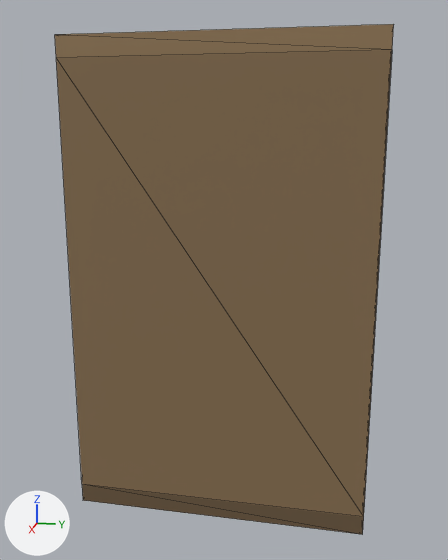
What one commit did to the glTF model assets/interiores/estanteria_nogal_tallada_01.glb.
Rendered twice from a 50 mm lens placed at (4.26, 0.8, 2.65), pointed at (0.01, -0.05, 1.59). Lighting does not change. The marker at lower left points along +X, +Y and +Z. The first picture is the older version. Mesh edges are drawn as thin lines. Vertices at exactly the same position are counted once.

In view in the first picture: 'estanteria_nogal_tallada'.
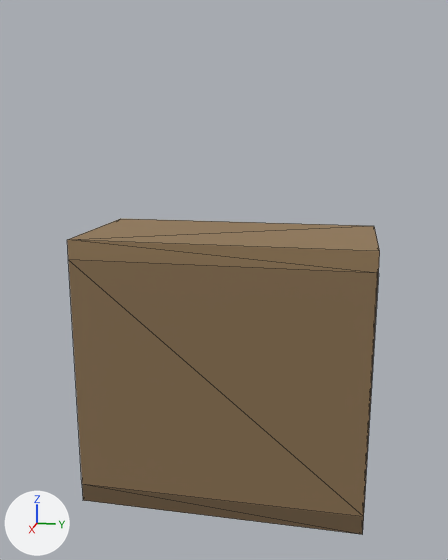
Diff of the bpy script that builds the scene:
```diff
--- a/assets/interiores/estanteria_nogal_tallada_01.glb.py
+++ b/assets/interiores/estanteria_nogal_tallada_01.glb.py
@@ me_estanteria_nogal_tallada @@
 # used by ob_estanteria_nogal_tallada; location = (0.0, 0.0, 0.0)
-me_estanteria_nogal_tallada.from_pydata(...)  # 46 vertices, 56 faces; spans x -0.5..0.5, y -1.0..1.0, z 0.0..3.2
+me_estanteria_nogal_tallada.from_pydata(...)  # 46 vertices, 56 faces; spans x -0.5..0.5, y -1.0..1.0, z 0.0..1.93
+# me_estanteria_nogal_tallada part 1: all 23 vertices in x -0.5..0.5, y -1.0..1.0, z 3.07..3.2 are moved by (0.0, 0.0, -1.27)
 me_estanteria_nogal_tallada.materials.append(mat_vertexcolor)
```

Changed parts and their boxes (x1, y1, x2, y2) in the pictures (448 x 560 px; the box of a moved part takes in the faces that stretch with it):
'estanteria_nogal_tallada', reshaped (8% narrower, 38% shorter): before (55, 24, 394, 534); after (67, 219, 380, 534)
part 1 of me_estanteria_nogal_tallada, moved or reshaped: before (55, 24, 394, 517); after (67, 219, 380, 517)
